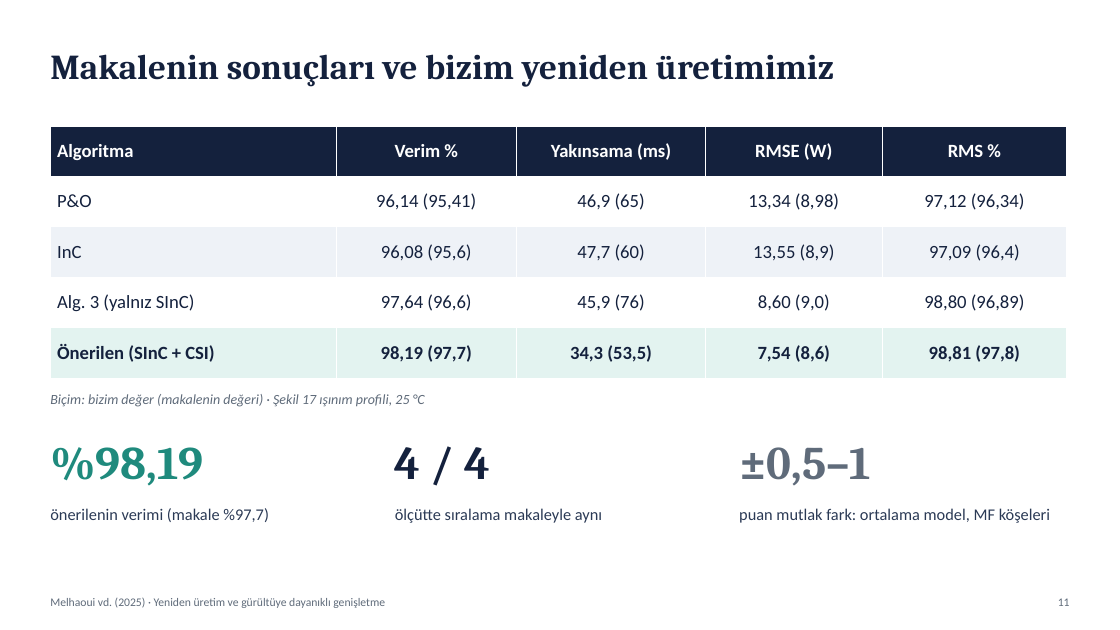
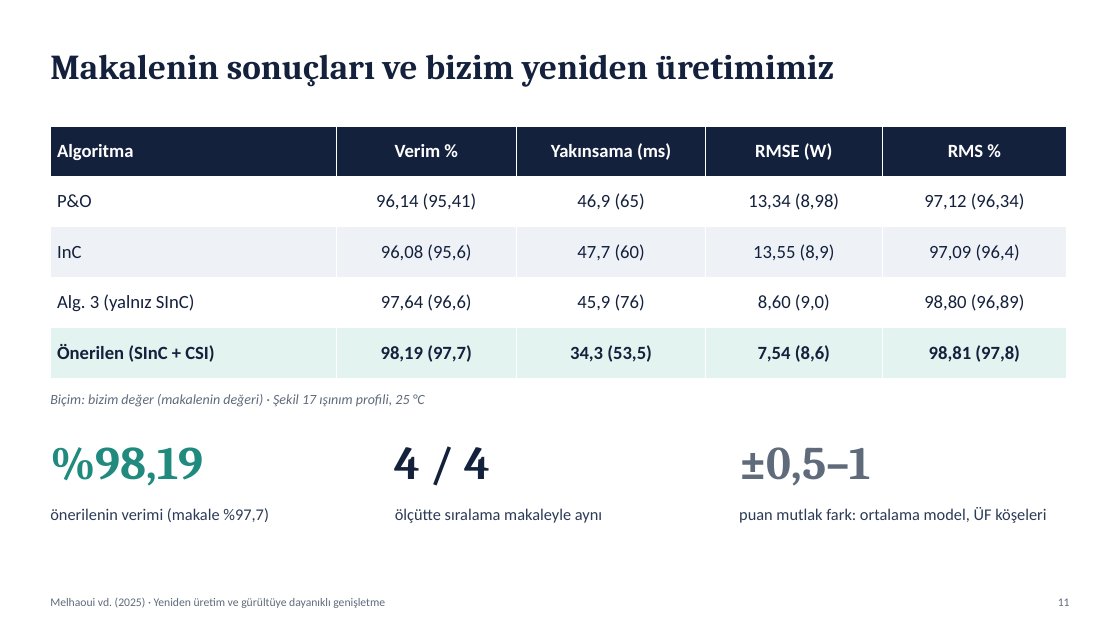
Before and after one commit to YigithanC/hybrid-fuzzy, a slide deck: slide 11 of presentation/presentation.pptx. Drawn at 1120x630 pixels with LibreOffice and Linux fonts; fonts in the diff are those of the drawing. Boxes give left, top, right and bottom in pixels: in the first picture for what was removed or moved away, otherwise in the second. Text is boxed around its words. In the diff, an @@ line names an element or a change of style, - is before the commit and + after.

```diff
--- a/presentation/presentation.pptx
+++ b/presentation/presentation.pptx
@@ text at (x1=739, y1=507, x2=1046, y2=523): text changed @@
-puan mutlak fark: ortalama model, MF köşeleri
+puan mutlak fark: ortalama model, ÜF köşeleri
```
Also in this commit, not shown: 4 other slides changed, 5 other files.
